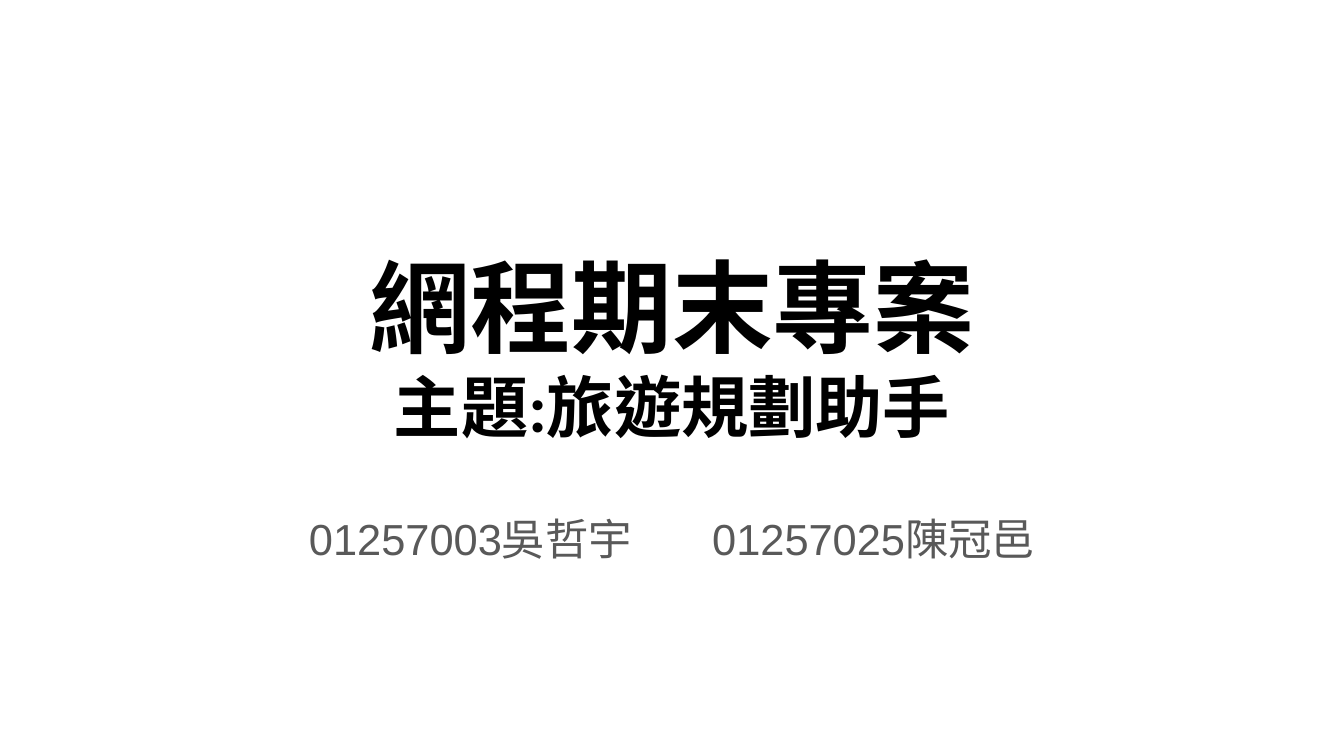
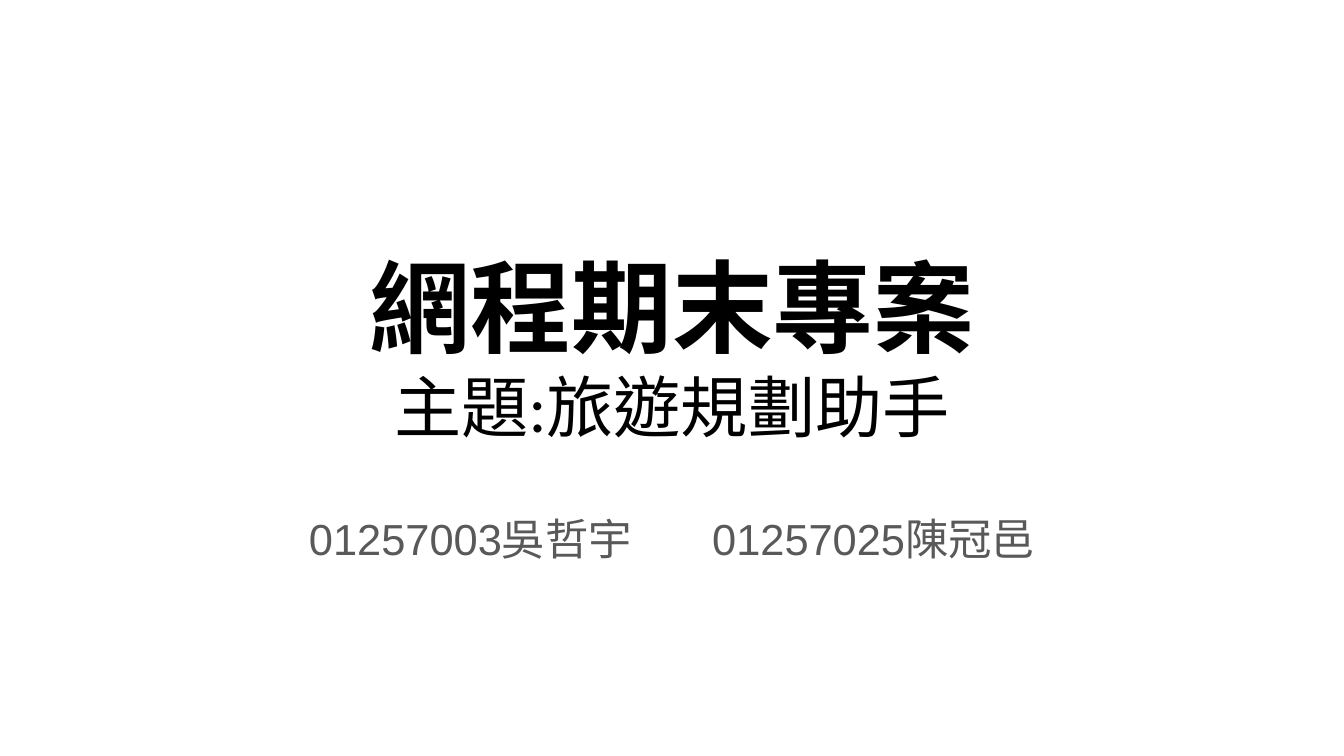
Before and after one commit to Weber0109/final-project, a slide deck: slide 1 of myapp/public/01257003+01257025.pptx. Drawn at 1344x756 pixels with LibreOffice and Linux fonts; fonts in the diff are those of the drawing. Boxes give left, top, right and bottom in pixels: in the first picture for what was removed or moved away, otherwise in the second. Text is boxed around its words. In the diff, an @@ line names an element or a change of style, - is before the commit and + after.

```diff
--- a/myapp/public/01257003+01257025.pptx
+++ b/myapp/public/01257003+01257025.pptx
@@ title at <box>394,375,950,438</box>: bold off in "主題:旅遊規劃助手" @@
```
Also in this commit, not shown: 6 other slides changed, 4 slides added, 2 slides removed, 3 other files.
